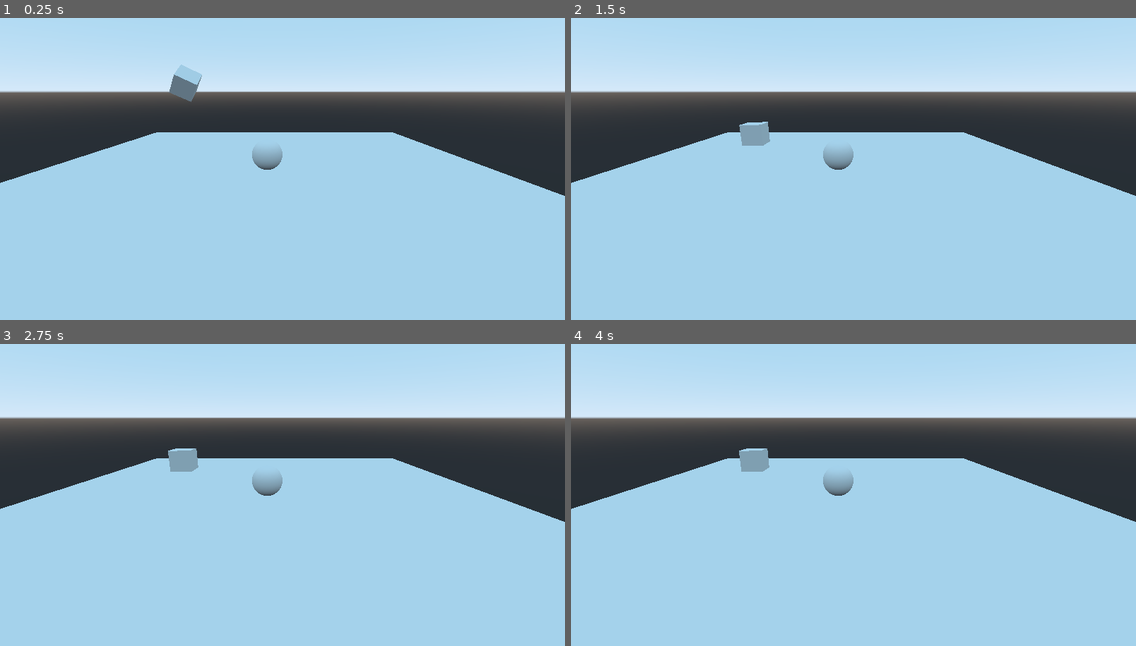
Above: before the commit, frames 1-4 (two rows, left to right).
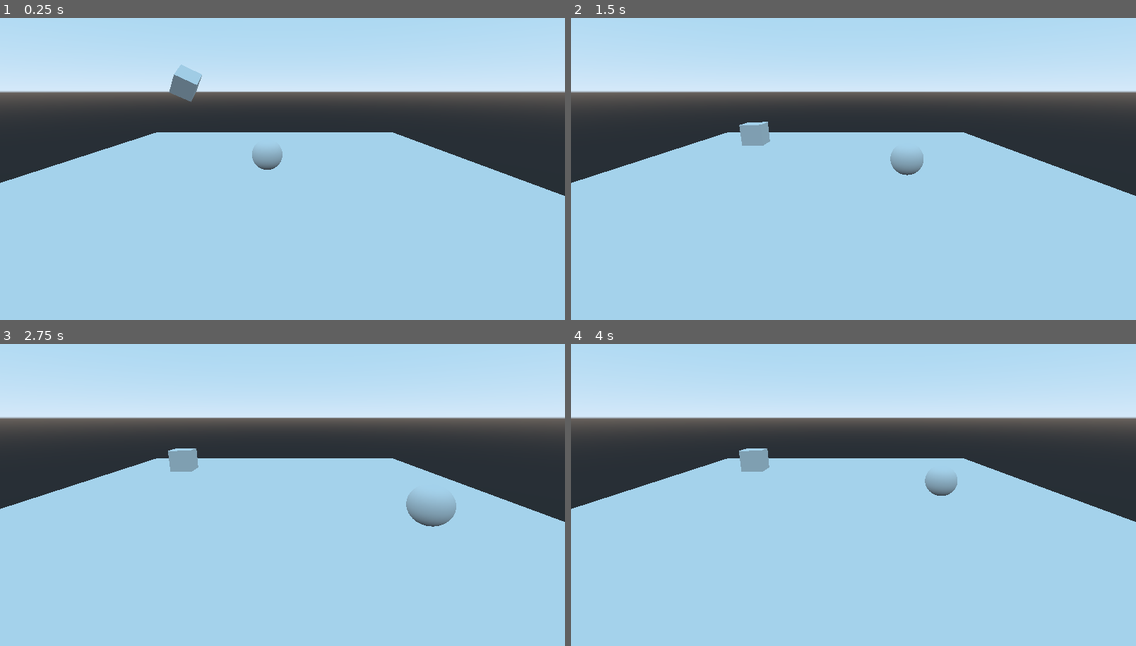
Above: after the commit, the same moments.

Repository: afska/test-godot-3d
Game: Godot game, scene res://Level.tscn
Same seed, same stepped clock (60 frames per second), same inputs: the game is played once before the commit and once after it. The project has no main scene, so this scene is started directly.
Inputs:
- Up to frame 1 (0.25 s): no input
- Up to frame 2 (1.5 s): hold Right (ui_right) 0.53-1.28 s; hold Down (ui_down) from 1.28 s (still down)
- Up to frame 3 (2.75 s): release Down (ui_down) at 2.03 s; hold Right (ui_right) from 2.03 s (still down)
- Up to frame 4 (4 s): release Right (ui_right) at 2.78 s; hold Up (ui_up) 2.78-3.53 s; hold Left (ui_left) from 3.53 s (still down)

The runs differ from the first frame. In frame 2, 0.6% of the frame differs, in the area x 44-63%, y 42-53%; in frame 3, 1.0%, in the area x 44-81%, y 42-61%; in frame 4, 0.6%.

Commit message:
Adding movement

Diff:
--- a/Level.tscn
+++ b/Level.tscn
@@ -1,6 +1,7 @@
-[gd_scene load_steps=6 format=2]
+[gd_scene load_steps=7 format=2]
 
 [ext_resource path="res://assets/Steve.tscn" type="PackedScene" id=1]
+[ext_resource path="res://scripts/Steve.gd" type="Script" id=2]
 
 [sub_resource type="BoxShape" id=1]
 extents = Vector3( 15, 1, 15 )
@@ -39,3 +40,4 @@
 
 [node name="Steve" parent="." instance=ExtResource( 1 )]
 transform = Transform( 1, 0, 0, 0, 1, 0, 0, 0, 1, 0, 1, 0 )
+script = ExtResource( 2 )
--- /dev/null
+++ b/scripts/Steve.gd
@@ -0,0 +1,27 @@
+extends KinematicBody
+
+var velocity = Vector3(0, 0, 0)
+
+func _ready():
+	print("Hello Godot!")
+
+func _physics_process(delta):
+	if Input.is_action_pressed("ui_right") and Input.is_action_pressed("ui_left"):
+		velocity.x = 0
+	elif Input.is_action_pressed("ui_right"):
+		velocity.x = 5
+	elif Input.is_action_pressed("ui_left"):
+		velocity.x = -5
+	else:
+		velocity.x = lerp(velocity.x, 0, 0.1)
+
+	if Input.is_action_pressed("ui_up") and Input.is_action_pressed("ui_down"):
+		velocity.z = 0
+	elif Input.is_action_pressed("ui_up"):
+		velocity.z = -5
+	elif Input.is_action_pressed("ui_down"):
+		velocity.z = 5
+	else:
+		velocity.z = lerp(velocity.z, 0, 0.1)
+
+	move_and_slide(velocity)
